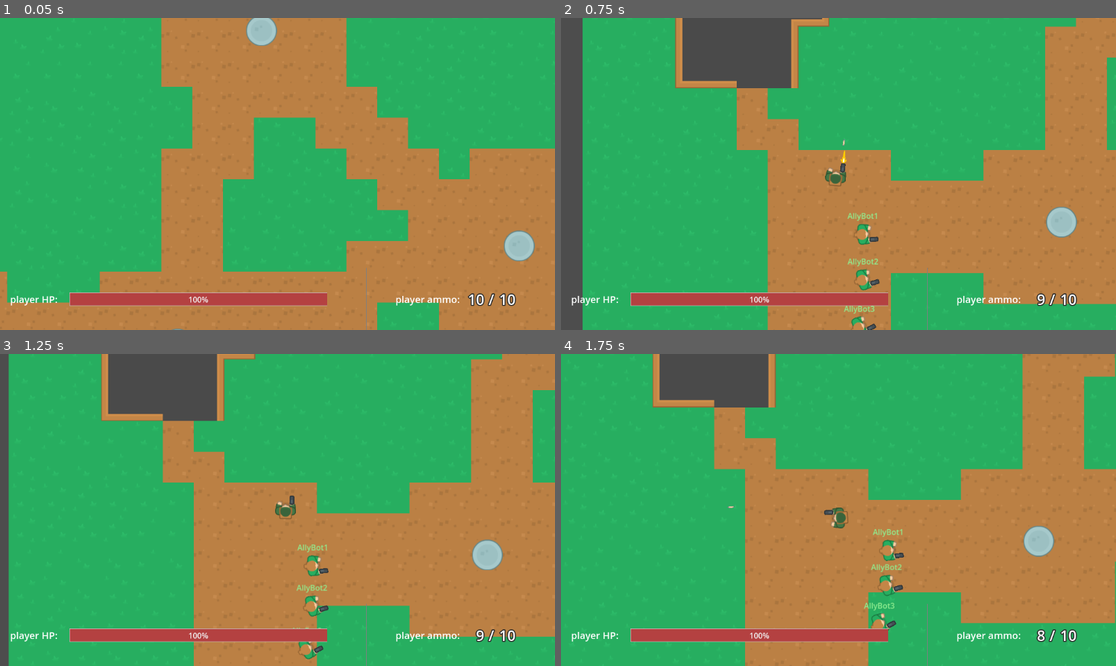
Above: before the commit, frames 1-4 (two rows, left to right).
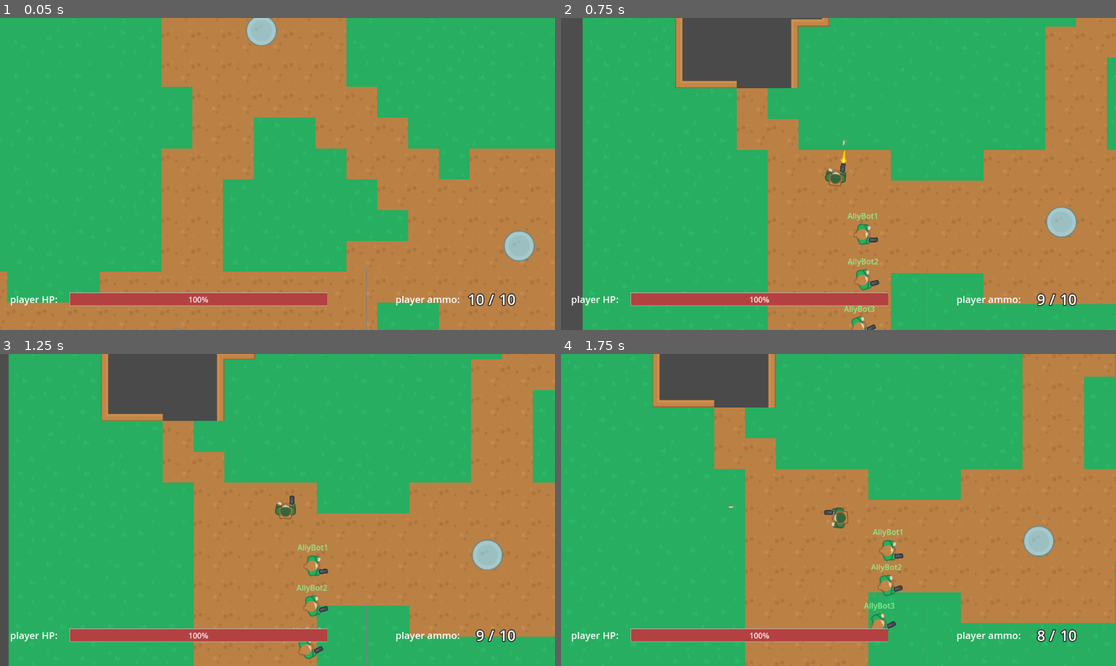
Above: after the commit, the same moments.

Repository: ZeromaXHe/MyGitRepository
Game: Godot game, scene res://scenes/main.tscn
Same seed, same stepped clock (60 frames per second), same inputs: the game is played once before the commit and once after it.
Inputs (mouse positions are in pixels of both pictures, inside the frame that each line leads up to):
- Up to frame 1 (0.05 s): no input
- Up to frame 2 (0.75 s): move the mouse to (849, 52) at 0.52 s; hold D (right) from 0.53 s (still down); click (849, 52) at 0.6 s
- Up to frame 3 (1.25 s): keep holding D (right)
- Up to frame 4 (1.75 s): move the mouse to (727, 525) at 1.27 s; release D (right) at 1.28 s; hold S (down) from 1.28 s (still down); click (727, 525) at 1.35 s

Frame 1 is identical in both runs. In frame 2, less than 0.1% of the frame differs, in the area x 55-58%, y 69-100%; in frame 3, less than 0.1%; in frame 4, less than 0.1%, in the area x 58-62%, y 63-88%.

Commit message:
refactor(GodotDemo): GodotProjects 俯视角射击游戏 - 提取出 actor 场景供 player、ally、enemy 场景继承；Team 中增加 Character 枚举

Diff:
--- /dev/null
+++ b/GodotDemo/GodotProjects/scenes/actor.tscn
@@ -0,0 +1,32 @@
+[gd_scene load_steps=7 format=3 uid="uid://d1cvpkf5rhomg"]
+
+[ext_resource type="Script" path="res://scripts/actor.gd" id="1_uderr"]
+[ext_resource type="PackedScene" uid="uid://dd70ves4up5d8" path="res://scenes/ai.tscn" id="3_qb8nq"]
+[ext_resource type="PackedScene" uid="uid://cohfrt8h7aasg" path="res://scenes/health.tscn" id="4_hikhf"]
+[ext_resource type="PackedScene" uid="uid://x8xciy0vnhyb" path="res://scenes/weapon.tscn" id="5_26hfo"]
+[ext_resource type="PackedScene" uid="uid://iesf8n20ul1b" path="res://scenes/team.tscn" id="6_huy6s"]
+
+[sub_resource type="CapsuleShape2D" id="CapsuleShape2D_mndd7"]
+radius = 13.0
+height = 42.0
+
+[node name="Actor" type="CharacterBody2D" groups=["player"]]
+script = ExtResource("1_uderr")
+
+[node name="BodyImg" type="Sprite2D" parent="."]
+
+[node name="CollisionShape2D" type="CollisionShape2D" parent="."]
+shape = SubResource("CapsuleShape2D_mndd7")
+
+[node name="AI" parent="." instance=ExtResource("3_qb8nq")]
+
+[node name="Health" parent="." instance=ExtResource("4_hikhf")]
+
+[node name="Weapon" parent="." instance=ExtResource("5_26hfo")]
+position = Vector2(15, 13)
+
+[node name="Team" parent="." instance=ExtResource("6_huy6s")]
+
+[node name="RemoteTransform2D" type="RemoteTransform2D" parent="."]
+update_rotation = false
+update_scale = false
--- a/GodotDemo/GodotProjects/scenes/ally.tscn
+++ b/GodotDemo/GodotProjects/scenes/ally.tscn
@@ -1,35 +1,13 @@
-[gd_scene load_steps=8 format=3 uid="uid://cuu4tbysrr5nv"]
+[gd_scene load_steps=3 format=3 uid="uid://x7hj3iuxjcjm"]
 
-[ext_resource type="Script" path="res://scripts/actor.gd" id="1_174qu"]
+[ext_resource type="PackedScene" uid="uid://d1cvpkf5rhomg" path="res://scenes/actor.tscn" id="1_18lxb"]
 [ext_resource type="Texture2D" uid="uid://bke3jih5i35mr" path="res://assets/top_down_shooter/PNG/Woman Green/womanGreen_hold.png" id="2_u1smu"]
-[ext_resource type="PackedScene" uid="uid://x8xciy0vnhyb" path="res://scenes/weapon.tscn" id="3_e4b4j"]
-[ext_resource type="PackedScene" uid="uid://cohfrt8h7aasg" path="res://scenes/health.tscn" id="4_jjtml"]
-[ext_resource type="PackedScene" uid="uid://dd70ves4up5d8" path="res://scenes/ai.tscn" id="5_lgu5r"]
-[ext_resource type="PackedScene" uid="uid://iesf8n20ul1b" path="res://scenes/team.tscn" id="6_r3vll"]
 
-[sub_resource type="CapsuleShape2D" id="CapsuleShape2D_mndd7"]
-radius = 13.0
-height = 42.0
+[node name="Actor" instance=ExtResource("1_18lxb")]
 
-[node name="Ally" type="CharacterBody2D" groups=["enemy"]]
-script = ExtResource("1_174qu")
-
-[node name="BodyImg" type="Sprite2D" parent="."]
+[node name="BodyImg" parent="." index="0"]
 texture = ExtResource("2_u1smu")
 
-[node name="CollisionShape2D" type="CollisionShape2D" parent="."]
-shape = SubResource("CapsuleShape2D_mndd7")
-
-[node name="Weapon" parent="." instance=ExtResource("3_e4b4j")]
-position = Vector2(16, 12)
-
-[node name="Health" parent="." instance=ExtResource("4_jjtml")]
-
-[node name="AI" parent="." instance=ExtResource("5_lgu5r")]
-
-[node name="Team" parent="." instance=ExtResource("6_r3vll")]
+[node name="Team" parent="." index="5"]
 side = 1
-
-[node name="NameLabelTransform" type="RemoteTransform2D" parent="."]
-update_rotation = false
-update_scale = false
+character = 2
--- a/GodotDemo/GodotProjects/scenes/enemy.tscn
+++ b/GodotDemo/GodotProjects/scenes/enemy.tscn
@@ -1,35 +1,13 @@
-[gd_scene load_steps=8 format=3 uid="uid://85miqhtewjo7"]
+[gd_scene load_steps=3 format=3 uid="uid://prnpx64ldh62"]
 
-[ext_resource type="Script" path="res://scripts/actor.gd" id="1_yn0yq"]
+[ext_resource type="PackedScene" uid="uid://d1cvpkf5rhomg" path="res://scenes/actor.tscn" id="1_a6xq1"]
 [ext_resource type="Texture2D" uid="uid://dyb4jamce3we7" path="res://assets/top_down_shooter/PNG/Survivor 1/survivor1_hold.png" id="2_v2r1y"]
-[ext_resource type="PackedScene" uid="uid://x8xciy0vnhyb" path="res://scenes/weapon.tscn" id="3_i3kpc"]
-[ext_resource type="PackedScene" uid="uid://cohfrt8h7aasg" path="res://scenes/health.tscn" id="4_bgqy4"]
-[ext_resource type="PackedScene" uid="uid://dd70ves4up5d8" path="res://scenes/ai.tscn" id="5_sajmh"]
-[ext_resource type="PackedScene" uid="uid://iesf8n20ul1b" path="res://scenes/team.tscn" id="6_qytbh"]
 
-[sub_resource type="CapsuleShape2D" id="CapsuleShape2D_mndd7"]
-radius = 13.0
-height = 42.0
+[node name="Actor" instance=ExtResource("1_a6xq1")]
 
-[node name="Enemy" type="CharacterBody2D" groups=["enemy"]]
-script = ExtResource("1_yn0yq")
-
-[node name="BodyImg" type="Sprite2D" parent="."]
+[node name="BodyImg" parent="." index="0"]
 texture = ExtResource("2_v2r1y")
 
-[node name="CollisionShape2D" type="CollisionShape2D" parent="."]
-shape = SubResource("CapsuleShape2D_mndd7")
-
-[node name="Weapon" parent="." instance=ExtResource("3_i3kpc")]
-position = Vector2(15, 13)
-
-[node name="Health" parent="." instance=ExtResource("4_bgqy4")]
-
-[node name="AI" parent="." instance=ExtResource("5_sajmh")]
-
-[node name="Team" parent="." instance=ExtResource("6_qytbh")]
+[node name="Team" parent="." index="5"]
 side = 2
-
-[node name="NameLabelTransform" type="RemoteTransform2D" parent="."]
-update_rotation = false
-update_scale = false
+character = 3
--- a/GodotDemo/GodotProjects/scenes/player.tscn
+++ b/GodotDemo/GodotProjects/scenes/player.tscn
@@ -1,36 +1,13 @@
-[gd_scene load_steps=8 format=3 uid="uid://boqbliqf408al"]
+[gd_scene load_steps=3 format=3 uid="uid://co0nv158p25vk"]
 
-[ext_resource type="Script" path="res://scripts/actor.gd" id="1_0xj3r"]
+[ext_resource type="PackedScene" uid="uid://d1cvpkf5rhomg" path="res://scenes/actor.tscn" id="1_68kxu"]
 [ext_resource type="Texture2D" uid="uid://c7wc44lmsxl26" path="res://assets/top_down_shooter/PNG/Soldier 1/soldier1_hold.png" id="2_tgrye"]
-[ext_resource type="PackedScene" uid="uid://dd70ves4up5d8" path="res://scenes/ai.tscn" id="3_b233p"]
-[ext_resource type="PackedScene" uid="uid://x8xciy0vnhyb" path="res://scenes/weapon.tscn" id="4_2qbsl"]
-[ext_resource type="PackedScene" uid="uid://cohfrt8h7aasg" path="res://scenes/health.tscn" id="5_d07sl"]
-[ext_resource type="PackedScene" uid="uid://iesf8n20ul1b" path="res://scenes/team.tscn" id="5_ywvu5"]
 
-[sub_resource type="CapsuleShape2D" id="CapsuleShape2D_mndd7"]
-radius = 13.0
-height = 42.0
+[node name="Actor" instance=ExtResource("1_68kxu")]
 
-[node name="Player" type="CharacterBody2D" groups=["player"]]
-script = ExtResource("1_0xj3r")
-
-[node name="BodyImg" type="Sprite2D" parent="."]
+[node name="BodyImg" parent="." index="0"]
 texture = ExtResource("2_tgrye")
 
-[node name="CollisionShape2D" type="CollisionShape2D" parent="."]
-shape = SubResource("CapsuleShape2D_mndd7")
-
-[node name="AI" parent="." instance=ExtResource("3_b233p")]
-player_control = true
-
-[node name="Health" parent="." instance=ExtResource("5_d07sl")]
-
-[node name="Weapon" parent="." instance=ExtResource("4_2qbsl")]
-position = Vector2(15, 13)
-
-[node name="Team" parent="." instance=ExtResource("5_ywvu5")]
+[node name="Team" parent="." index="5"]
 side = 1
-
-[node name="CameraTransform" type="RemoteTransform2D" parent="."]
-update_rotation = false
-update_scale = false
+character = 1
--- a/GodotDemo/GodotProjects/scenes/weapon.tscn
+++ b/GodotDemo/GodotProjects/scenes/weapon.tscn
@@ -79,8 +79,6 @@
 [node name="Muzzle" type="Node2D" parent="."]
 position = Vector2(20, 0)
 
-[node name="Barrel" type="Node2D" parent="."]
-
 [node name="AttackCooldown" type="Timer" parent="."]
 wait_time = 0.2
 one_shot = true
--- a/GodotDemo/GodotProjects/scripts/actor.gd
+++ b/GodotDemo/GodotProjects/scripts/actor.gd
@@ -8,15 +8,19 @@
 @onready var ai: AI = $AI
 @onready var weapon: Weapon = $Weapon
 @onready var team: Team = $Team
-@onready var name_label_transform: RemoteTransform2D = $NameLabelTransform
-@onready var camera_transform: RemoteTransform2D = $CameraTransform
+@onready var remote_transform: RemoteTransform2D = $RemoteTransform2D
+@onready var body_img: Sprite2D = $BodyImg
 
 var name_label_node2d: Node2D = null
 
 
 func _ready():
-	ai.initialize(self, weapon, team.side)
-	weapon.initialize(team.side, self)
+	ai.initialize(self)
+	weapon.initialize(self)
+
+
+func is_player() -> bool:
+	return team.character == Team.Character.PLAYER
 
 
 func respawn(respawn_point: Node2D, target_base: CapturableBase):
@@ -28,12 +32,12 @@
 
 
 func set_camera_transform(camera_path: NodePath):
-	camera_transform.remote_path = camera_path
+	remote_transform.remote_path = camera_path
 
 
 func set_name_label_node2d(name_label_node2d: Node2D):
 	self.name_label_node2d = name_label_node2d
-	self.name_label_transform.remote_path = name_label_node2d.get_path()
+	self.remote_transform.remote_path = name_label_node2d.get_path()
 
 
 func set_ai_advance_to(target_base: CapturableBase):
@@ -60,7 +64,7 @@
 	return global_position.distance_to(location) < 5
 
 
-func get_team() -> Team.Side:
+func get_team_side() -> Team.Side:
 	return team.side
 
 
--- a/GodotDemo/GodotProjects/scripts/ai.gd
+++ b/GodotDemo/GodotProjects/scripts/ai.gd
@@ -10,7 +10,6 @@
 }
 
 @export var patrol_range: int = 200
-@export var player_control: bool = false
 
 @onready var patrol_timer: Timer = $PatrolTimer
 @onready var detection_zone: Area2D = $DetectionZone
@@ -19,8 +18,6 @@
 	set = set_state
 var actor: Actor = null
 var target: CharacterBody2D = null
-var weapon: Weapon = null
-var team_side: Team.Side = -1
 
 # 巡逻状态使用
 var origin: Vector2 = Vector2.ZERO
@@ -36,7 +33,7 @@
 
 
 func _physics_process(_delta):
-	if player_control:
+	if actor.is_player():
 		player_control_physics_process()
 	else:
 		ai_control_physics_process()
@@ -53,11 +50,11 @@
 
 
 func _unhandled_input(event: InputEvent) -> void:
-	if player_control:
+	if actor.is_player():
 		if event.is_action_released("shoot"):
-			weapon.shoot()
+			actor.weapon.shoot()
 		elif event.is_action_released("reload"):
-			weapon.reload()
+			actor.weapon.reload()
 
 
 func ai_control_physics_process():
@@ -73,7 +70,7 @@
 					actor.velocity = Vector2.ZERO
 					patrol_timer.start()
 		State.ENGAGE:
-			if target != null and weapon != null:
+			if target != null and actor.weapon != null:
 				var angle_to_target = actor.rotate_toward(target.global_position)
 #				print("sin: ", sin(0.5 * (actor.rotation - angle_to_target)))
 
@@ -81,7 +78,7 @@
 				# 所以这里用 sin(0.5x) 替代 x 来实现原教程类似的效果
 				# 使得目标进入一定角度时开枪
 				if abs(sin(0.5 * (actor.rotation - angle_to_target))) < 0.08:
-					weapon.shoot()
+					actor.weapon.shoot()
 			else:
 				print("engaged, but no weapon/target found")
 		State.ADVANCE:
@@ -95,17 +92,16 @@
 			print("Error: a unexpected state")
 
 
-func initialize(actor: CharacterBody2D, weapon: Weapon, team_side: Team.Side):
+func initialize(actor: Actor):
 	self.actor = actor
-	self.weapon = weapon
-	self.team_side = team_side
 
-	if not player_control:
-		weapon.weapon_out_of_ammo.connect(handle_reload)
+	if not actor.is_player():
+		# 如果是 AI，没子弹了立即换弹
+		actor.weapon.weapon_out_of_ammo.connect(actor.weapon.start_reload)
 
 
 func advance_to(target_base: CapturableBase):
-	if player_control:
+	if actor.is_player():
 		return
 	next_base_position = target_base.global_position
 	set_state(State.ADVANCE)
@@ -127,21 +123,16 @@
 	state_changed.emit(new_state)
 
 
-func handle_reload():
-	if not player_control:
-		weapon.start_reload()
-
-
 func _on_detection_zone_body_entered(body: Node):
-	if player_control:
+	if actor.is_player():
 		return
-	if body.has_method("get_team") and body.get_team() != team_side:
+	if body.has_method("get_team_side") and body.get_team_side() != actor.team.side:
 		set_state(State.ENGAGE)
 		target = body
 
 
 func _on_detection_zone_body_exited(body):
-	if player_control:
+	if actor.is_player():
 		return
 	if target and body == target:
 		set_state(State.ADVANCE)
--- a/GodotDemo/GodotProjects/scripts/bullet.gd
+++ b/GodotDemo/GodotProjects/scripts/bullet.gd
@@ -6,7 +6,7 @@
 @export var damage: int = 10
 
 var direction := Vector2.ZERO
-var team_side: Team.Side = -1
+var team: Team = null
 var shooter: Actor
 
 func _physics_process(delta):
@@ -26,6 +26,6 @@
 
 func _on_body_entered(body: Node):
 	if body.has_method("handle_hit"):
-		if body.has_method("get_team") and body.get_team() != team_side:
+		if body.has_method("get_team_side") and body.get_team_side() != team.side:
 			body.handle_hit(self)
 	queue_free()
--- a/GodotDemo/GodotProjects/scripts/capturable_base.gd
+++ b/GodotDemo/GodotProjects/scripts/capturable_base.gd
@@ -76,20 +76,20 @@
 
 
 func _on_body_entered(body: Node2D) -> void:
-	if body.has_method("get_team"):
-		var body_team = body.get_team()
-		if body_team == Team.Side.ENEMY:
+	if body.has_method("get_team_side"):
+		var body_team_side = body.get_team_side()
+		if body_team_side == Team.Side.ENEMY:
 			enemy_unit_count += 1
-		elif body_team == Team.Side.PLAYER:
+		elif body_team_side == Team.Side.PLAYER:
 			player_unit_count += 1
 
 
 func _on_body_exited(body: Node2D) -> void:
-	if body.has_method("get_team"):
-		var body_team = body.get_team()
-		if body_team == Team.Side.ENEMY:
+	if body.has_method("get_team_side"):
+		var body_team_side = body.get_team_side()
+		if body_team_side == Team.Side.ENEMY:
 			enemy_unit_count -= 1
-		elif body_team == Team.Side.PLAYER:
+		elif body_team_side == Team.Side.PLAYER:
 			player_unit_count -= 1
 
 
--- a/GodotDemo/GodotProjects/scripts/name_labels_manager.gd
+++ b/GodotDemo/GodotProjects/scripts/name_labels_manager.gd
@@ -3,7 +3,7 @@
 
 func handle_unit_spawned(actor: Actor):
 	# 玩家不生成标签
-	if actor.ai.player_control:
+	if actor.is_player():
 		return
 
 	print("name label manager handling ai unit inited:", actor.name)
--- a/GodotDemo/GodotProjects/scripts/team.gd
+++ b/GodotDemo/GodotProjects/scripts/team.gd
@@ -7,8 +7,15 @@
 	ENEMY,
 }
 
+enum Character {
+	NEUTRAL,
+	PLAYER,
+	ALLY,
+	ENEMY
+}
+
 @export var side: Team.Side = Side.NEUTRAL
-
+@export var character: Team.Character = Character.NEUTRAL
 
 func get_rival(side: Team.Side) -> Team.Side:
 	match (side):
--- a/GodotDemo/GodotProjects/scripts/weapon.gd
+++ b/GodotDemo/GodotProjects/scripts/weapon.gd
@@ -7,17 +7,13 @@
 @export var bullet_scene: PackedScene
 
 @onready var muzzle: Node2D = $Muzzle
-@onready var barrel: Node2D = $Barrel
 @onready var attack_cooldown: Timer = $AttackCooldown
 @onready var animation_player: AnimationPlayer = $AnimationPlayer
 @onready var muzzle_flash: Sprite2D = $MuzzleFlash
 
-var team_side: Team.Side = -1
 var max_ammo: int = 10
 var current_ammo: int = max_ammo:
 	set = set_current_ammo
-
-
 var holder: Actor = null
 
 
@@ -25,8 +21,7 @@
 	muzzle_flash.hide()
 
 
-func initialize(team_side: Team.Side, holder):
-	self.team_side = team_side
+func initialize(holder: Actor):
 	self.holder = holder
 
 
@@ -60,10 +55,9 @@
 	bullet.shooter = holder
 	bullet.global_position = muzzle.global_position
 	# direction_to 不需要重复 normalized()
-	var direction: Vector2 = barrel.global_position \
-			.direction_to(muzzle.global_position)
+	var direction: Vector2 = global_position.direction_to(muzzle.global_position)
 	bullet.set_direction(direction)
-	bullet.team_side = team_side
+	bullet.team = holder.team
 	GlobalSignals.bullet_fired.emit(bullet)
 
 	# 开启攻击冷却计时器
Not shown: 1 places in GodotDemo/GodotProjects/scenes/main.tscn that only renumber resources
